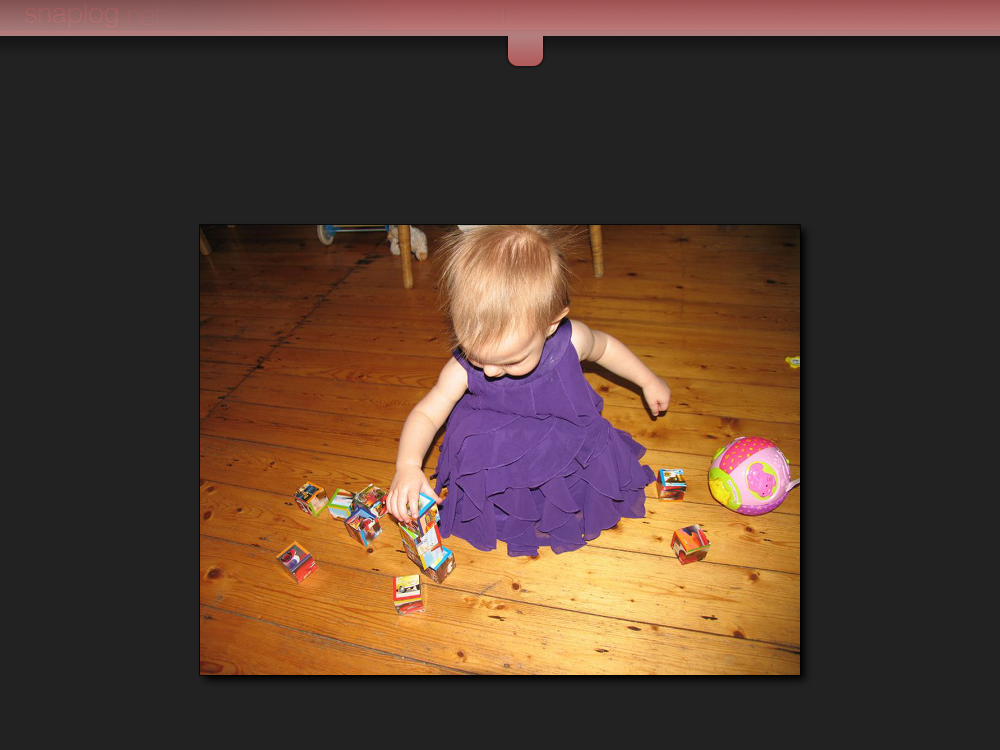
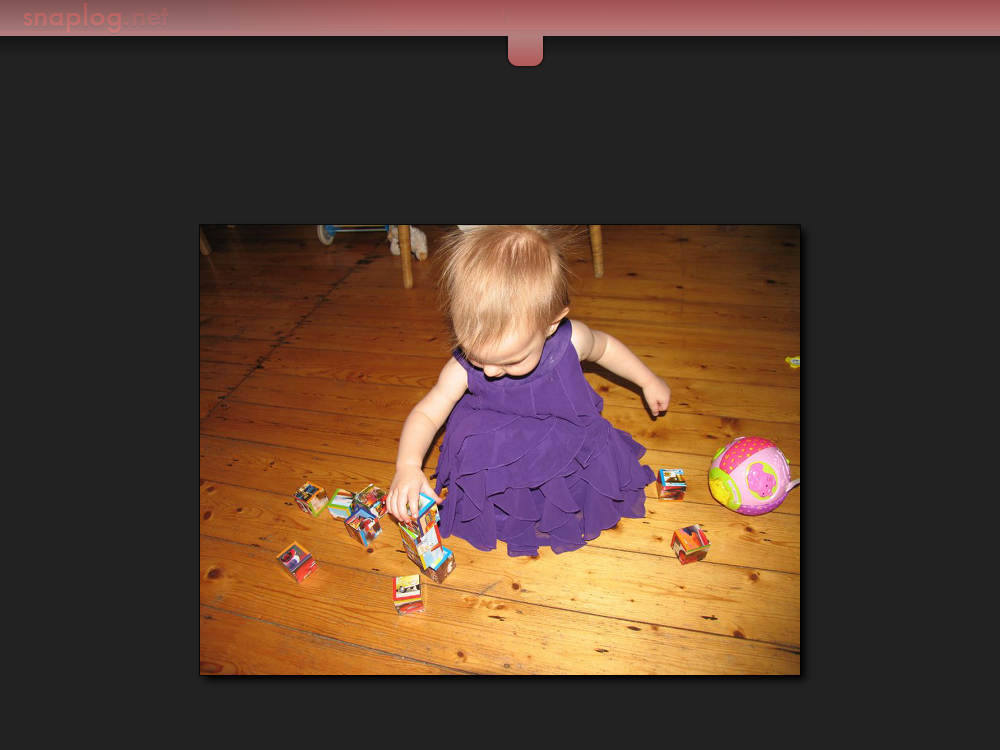
The second 1000 x 750 image is a revision of the first. Changes to its layers:
"'.net' Shine#1": opacity 100% → 40%, blend soft light → color dodge, painted on it over [122, 6, 169, 26]
"'.net' Shadow#1": opacity 20% → 60%, painted on it over [122, 7, 169, 27]
"'snaplog' Shine#1": opacity 100% → 60%, blend soft light → color dodge, painted on it over [23, 3, 121, 33]
"'snaplog' Shadow#1": opacity 20% → 60%, painted on it over [23, 4, 121, 34]
added layer "Shadow" above "Color copy" over [23, 3, 169, 34]
painted on "Backdrop" over [23, 3, 169, 34]
